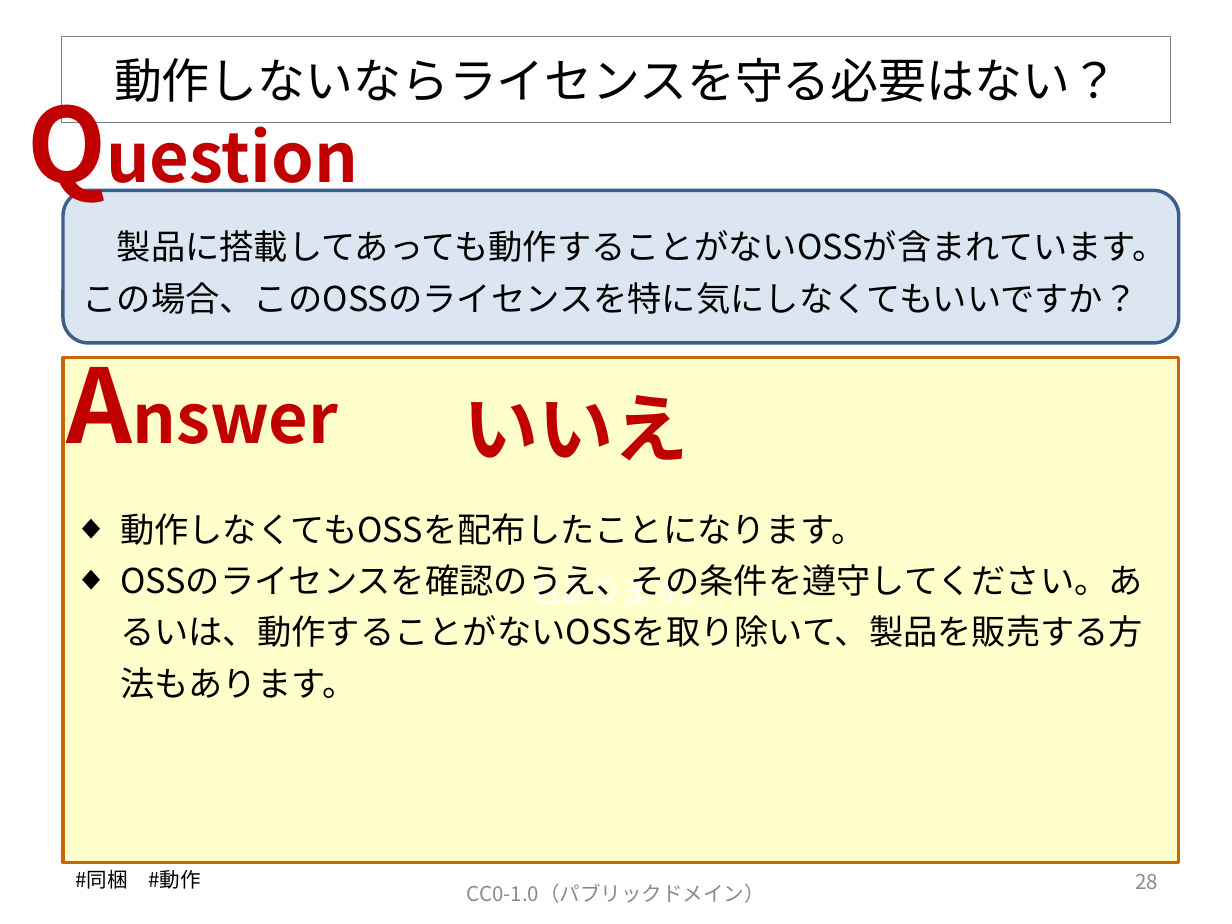
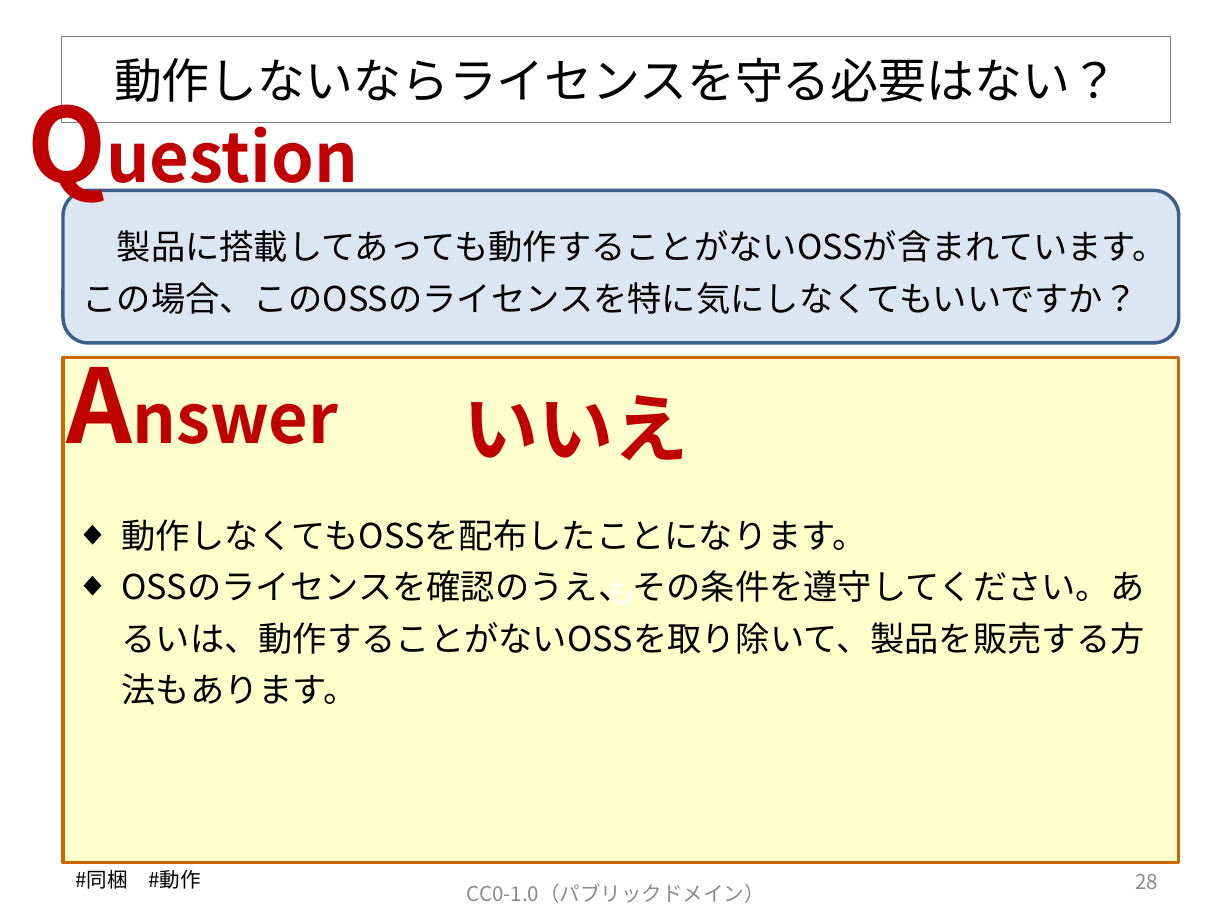
Before and after one commit to OpenChain-Project/OpenChain-JWG, a slide deck: slide 29 of Education_Material/FAQ/OSSライセンス関連でよくある誤解_CC0.pptx. Drawn at 1232x924 pixels with LibreOffice and Linux fonts; fonts in the diff are those of the drawing. Boxes give left, top, right and bottom in pixels: in the first picture for what was removed or moved away, otherwise in the second. Text is boxed around its words. In the diff, an @@ line names an element or a change of style, - is before the commit and + after.

Commit message:
V6のFAQを再度アップロードします。
白抜きのゴミがまだ入っていました。

```diff
--- a/Education_Material/FAQ/OSSライセンス関連でよくある誤解_CC0.pptx
+++ b/Education_Material/FAQ/OSSライセンス関連でよくある誤解_CC0.pptx
@@ text "動作しなくてもOSSを配布したことになります。": place and size @@
-text "動作しなくてもOSSを配布したことになります。" at (120, 513, 1143, 699)
+text "動作しなくてもOSSを配布したことになります。" at (122, 519, 1145, 705)
@@ text in rectangle at (605, 579, 636, 604): text changed @@
-もあります。
+も
```
